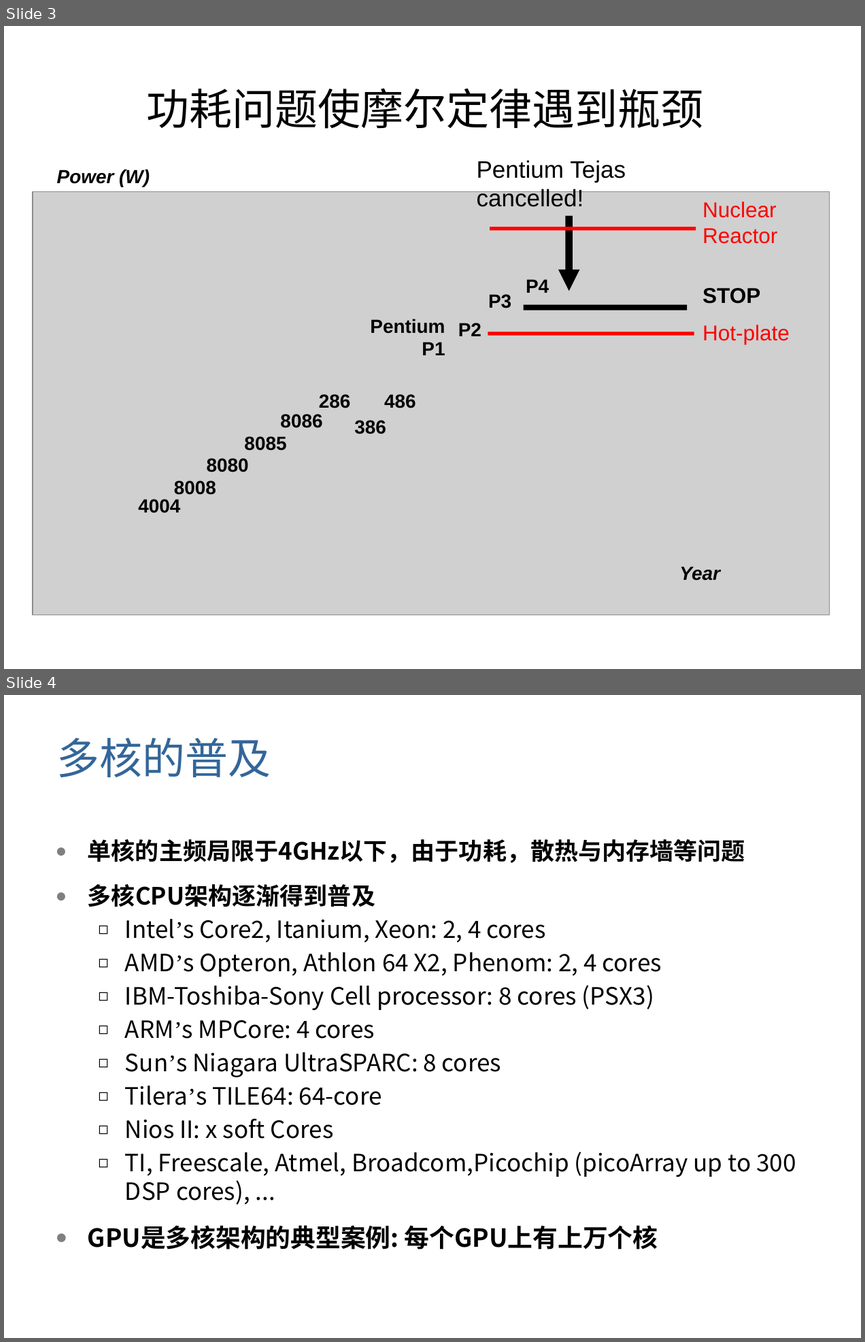
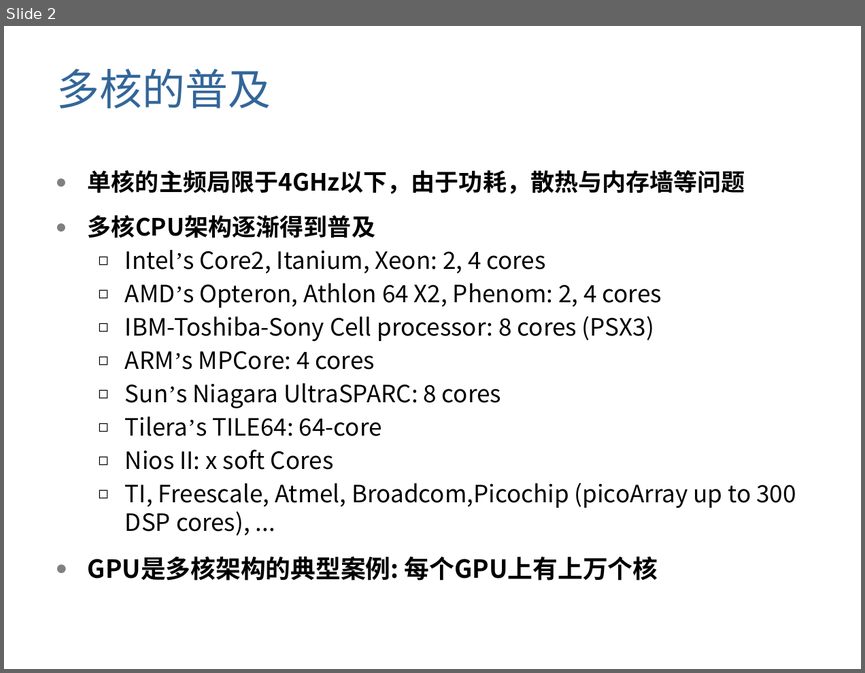
Before and after one commit to gulaoshi/gu.github.io, a slide deck: AdvOS/PPT+papers/L03-GPU.pptx. Shown one above the other, each under a label of ours: slides 3 and 4 before the commit, slide 2 after it. The pictures are 865x1342 and 865x673 pixels, drawn with LibreOffice and Linux fonts; fonts in the diff are those of the drawing; grey boxes stand for pictures; background and template pictures are left out. Boxes give left, top, right and bottom in pixels: in the first picture for what was removed or moved away, otherwise in the second. Text is boxed around its words. In the diff, an @@ line names an element or a change of style, - is before the commit and + after.

```diff
--- a/AdvOS/PPT+papers/L03-GPU.pptx
+++ b/AdvOS/PPT+papers/L03-GPU.pptx
@@ slide 3 removed at [4,26,861,669], background picture (left out) @@
@@ title removed at [147,88,704,129] @@
-功耗问题使摩尔定律遇到瓶颈
@@ group removed at [33,160,829,615]: 18 texts, 3 lines, 1 picture, 1 arrow @@
-4004
-8008
-8080
-8085
-8086
-286
-386
-486
-Pentium
-P1
-P2
-P4
-Pentium Tejas
-cancelled!
-P3
-Hot-plate
-Nuclear
-Reactor
-STOP
-Year
-Power (W)
@@ what was slide 4 is now slide 2 @@
```
Also in this commit, not shown: 1 slide changed, 1 other slide removed, 10 other files.
